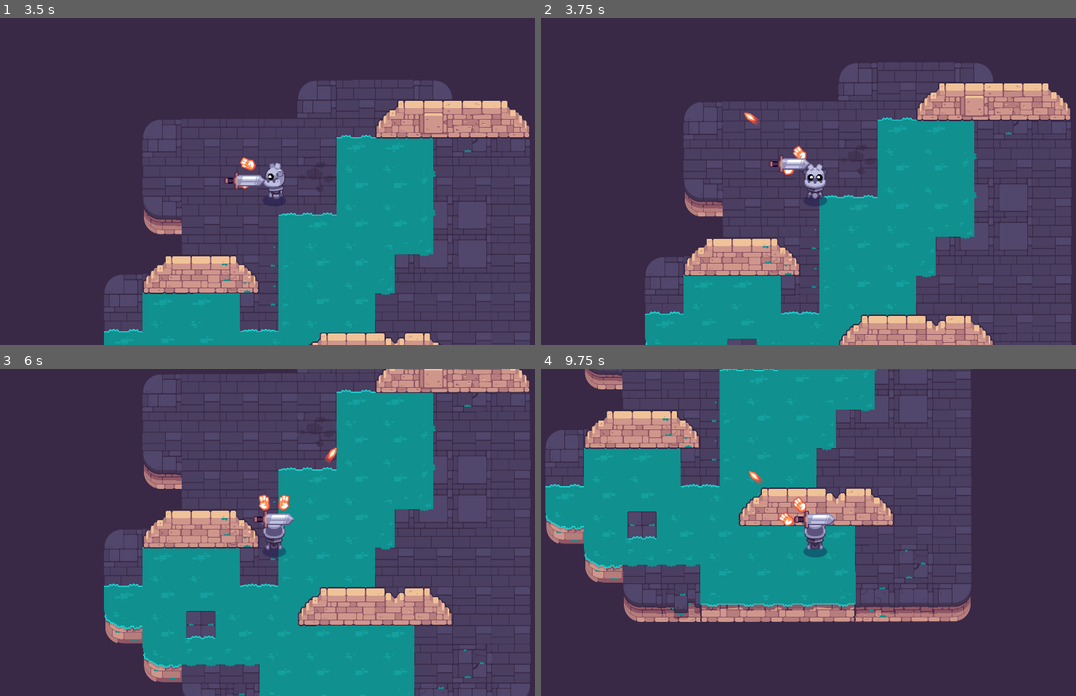
Above: before the commit, frames 1-4 (two rows, left to right).
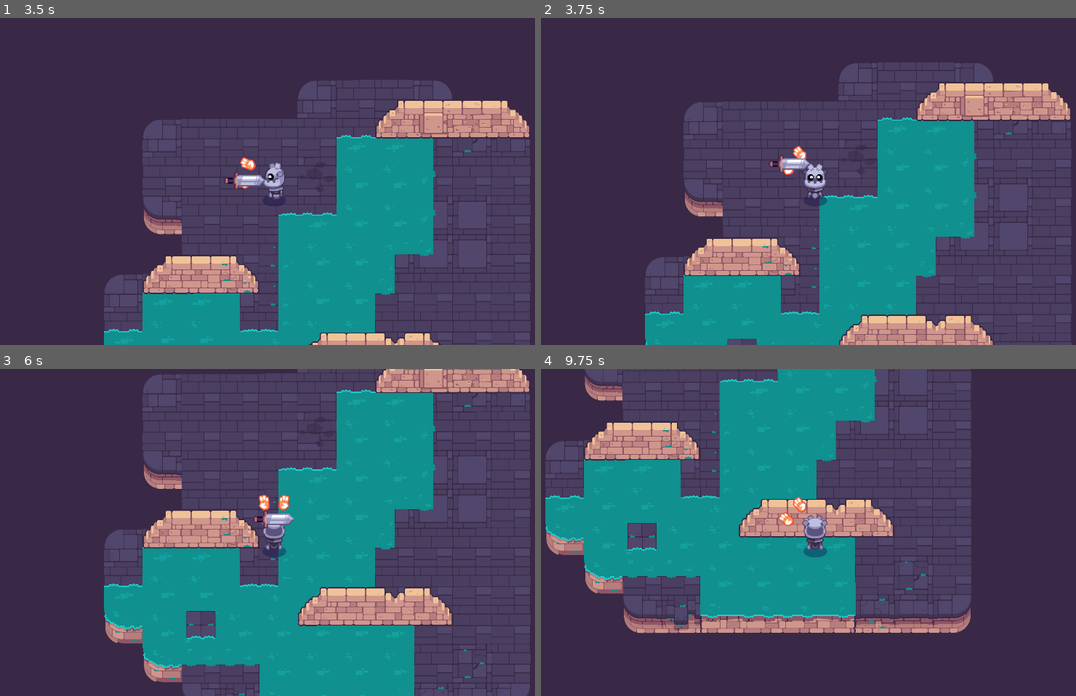
Above: after the commit, the same moments.

Repository: keliang5/Path-of-Sorcerers
Game: Godot game, scene res://bg.tscn
The game is run twice, just before and just after one commit, with the same random seed, the same clock (stepped at 60 frames per second) and the same inputs.
Inputs (mouse positions are in pixels of both pictures, inside the frame that each line leads up to):
- Up to frame 1 (3.5 s): tap Enter at 0.5 s; move the mouse to (246, 246) at 0.52 s; hold W (move_up) 0.53-1.25 s; click (246, 246) at 0.6 s; tap Space at 0.77 s; drag from (449, 230) to (171, 178) at 1.27 s; move the mouse to (101, 132) at 2.02 s; hold A (move_left) 2.03-2.75 s; click (101, 132) at 2.1 s; drag from (304, 181) to (101, 132) at 2.77 s
- Up to frame 2 (3.75 s): move the mouse to (728, 99) at 3.52 s; hold S (move_down) from 3.53 s (still down); click (728, 99) at 3.6 s
- Up to frame 3 (6 s): tap Space at 3.77 s; release S (move_down) at 4.25 s; drag from (401, 516) to (262, 473) at 4.27 s; move the mouse to (155, 548) at 5.02 s; hold W (move_up) 5.03-5.75 s; click (155, 548) at 5.1 s; drag from (331, 460) to (155, 548) at 5.77 s
- Up to frame 4 (9.75 s): tap Space at 6.5, 6.77 s; move the mouse to (787, 597) at 6.52 s; hold D (move_right) 6.53-7.25 s; click (787, 597) at 6.6 s; drag from (990, 581) to (813, 519) at 7.27 s; move the mouse to (642, 483) at 8.02 s; hold S (move_down) 8.03-8.75 s; click (642, 483) at 8.1 s; drag from (845, 532) to (642, 483) at 8.77 s; tap Enter at 9.5 s; move the mouse to (728, 450) at 9.52 s; hold W (move_up) from 9.53 s (still down); click (728, 450) at 9.6 s

Frame 1 is identical in both runs. In frame 2, less than 0.1% of the frame differs, in the area x 37-42%, y 28-33%; in frame 3, less than 0.1%; in frame 4, 17%, in the area x 0-81%, y 0-81%.

Commit message:
L9 Dealing and Taking Damage

Diff:
--- a/M10.twin_stick_workbook/Bullet.gd
+++ b/M10.twin_stick_workbook/Bullet.gd
@@ -2,9 +2,14 @@
 var max_range := 1000.0
 @export var speed := 900
 var distance_traveled = 0.0
+@onready var bullet: Area2D = $"."
 # Called when the node enters the scene tree for the first time.
 func _ready() -> void:
-	pass # Replace with function body.
+	bullet.body_entered.connect(func (body: Node) -> void:
+		if body is Mob:
+			body.health -= 1
+			_destroy()
+		)
 
 
 func _physics_process(delta: float) -> void:
--- a/M10.twin_stick_workbook/bg.tscn
+++ b/M10.twin_stick_workbook/bg.tscn
@@ -13,3 +13,6 @@
 
 [node name="Mob" parent="." instance=ExtResource("3_fx21p")]
 position = Vector2(432, 360)
+health = 3
+max_speed = 250.0
+acceleration = 700.0
--- a/M10.twin_stick_workbook/mob.gd
+++ b/M10.twin_stick_workbook/mob.gd
@@ -1,10 +1,12 @@
 class_name Mob extends CharacterBody2D
-
+@export var health := 5: set= set_health
 @export var max_speed := 250.0
 @export var acceleration := 700.0
 var _player: player = null
 
 @onready var _agrro: Area2D = $Agrro
+@onready var hitbox: CollisionShape2D = $Hitbox
+
 
 func _ready() -> void:
 	_agrro.body_entered.connect(func (body:Node) -> void:
@@ -15,6 +17,7 @@
 		if body is player:
 			_player = null
 	)
+
 func _physics_process(delta: float) -> void:
 	if _player ==null:
 		velocity = velocity.move_toward(Vector2.ZERO, acceleration * delta)
@@ -26,3 +29,12 @@
 		velocity = velocity.move_toward(desired_velocity, acceleration *delta)
 
 		move_and_slide()
+
+
+func set_health(new_health: int) -> void:
+	health = new_health
+	if health <=0:
+		die()
+
+func die() -> void:
+	queue_free()
